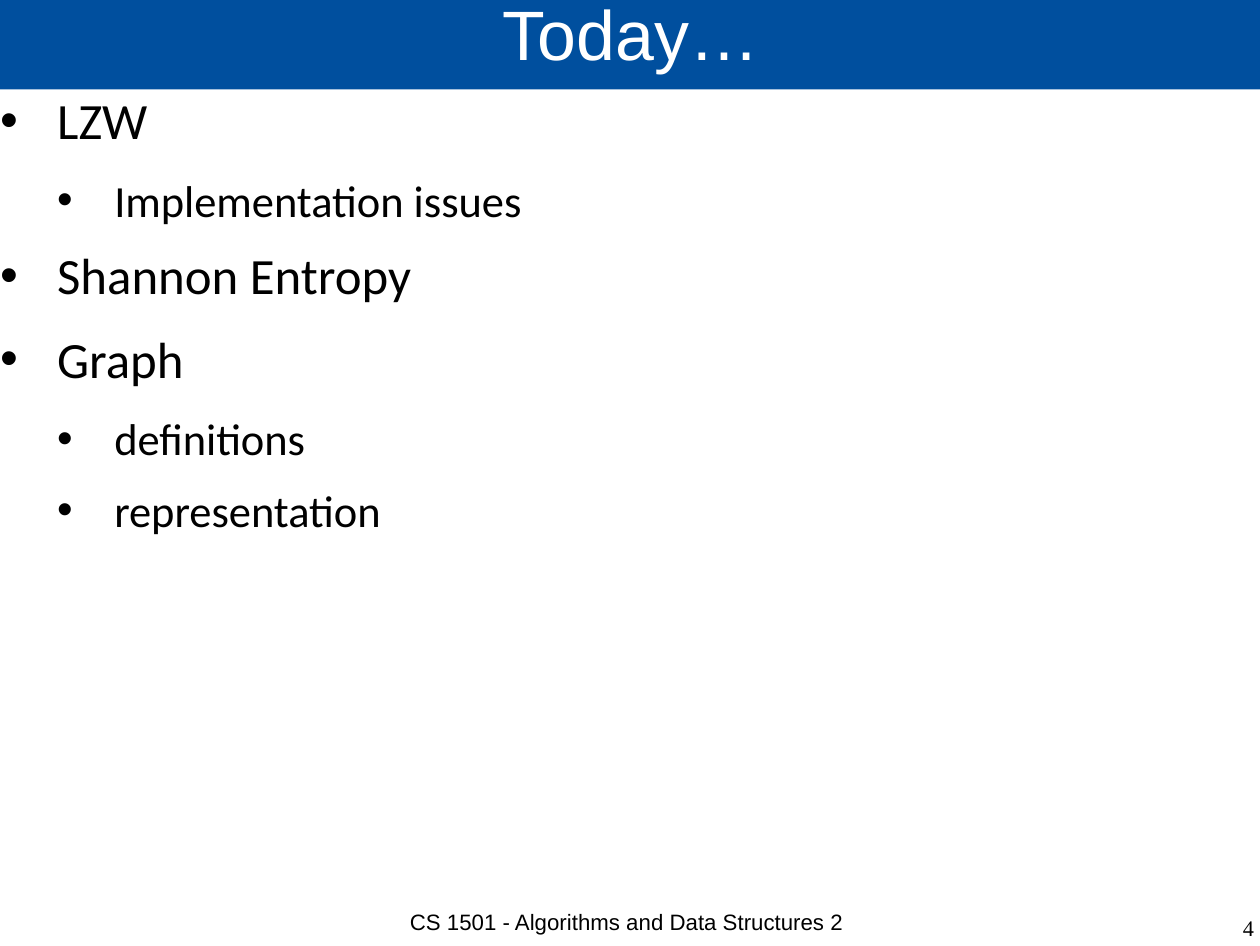
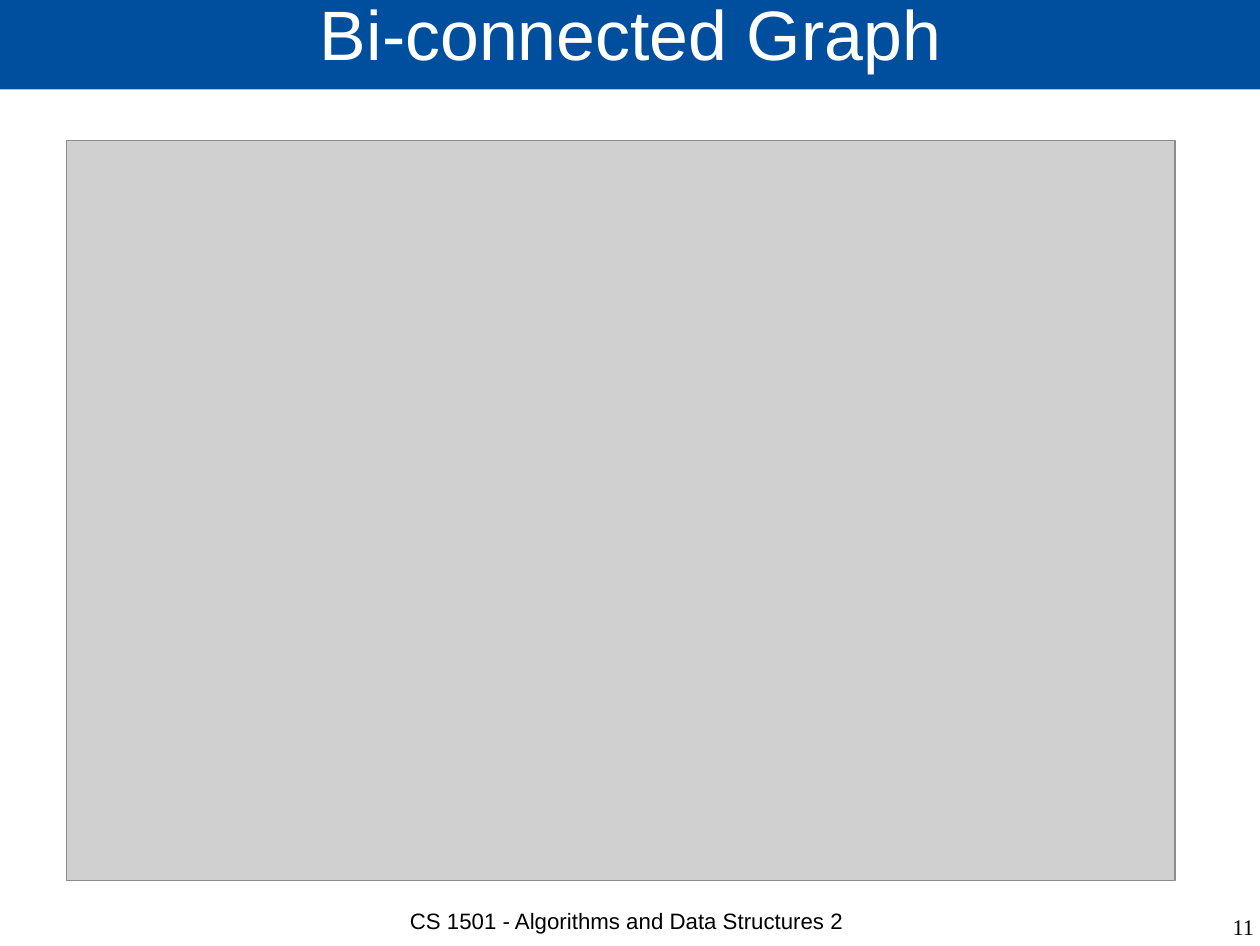
Before and after one commit to cs1501-2224/handouts, a slide deck: slide 11 of DraftSlides/Lecture15.pptx (slide 4 before the commit). Drawn at 1260x946 pixels with LibreOffice and Linux fonts; fonts in the diff are those of the drawing; grey boxes stand for pictures. Boxes give left, top, right and bottom in pixels: in the first picture for what was removed or moved away, otherwise in the second. Text is boxed around its words. In the diff, an @@ line names an element or a change of style, - is before the commit and + after.

```diff
--- a/DraftSlides/Lecture15.pptx
+++ b/DraftSlides/Lecture15.pptx
@@ title at (320,9,941,73): text changed @@
-Today…
+Bi-connected Graph
@@ text removed at (57,106,522,535) @@
-• LZW
-  • Implementation issues
-• Shannon Entropy
-• Graph
-  • definitions
-  • representation
@@ picture added at (66,141,1175,880) @@
@@ page number at (1233,920,1254,935): text changed @@
-4
+11
```
Also in this commit, not shown: 4 other slides changed, 30 slides added, 3 other files.
